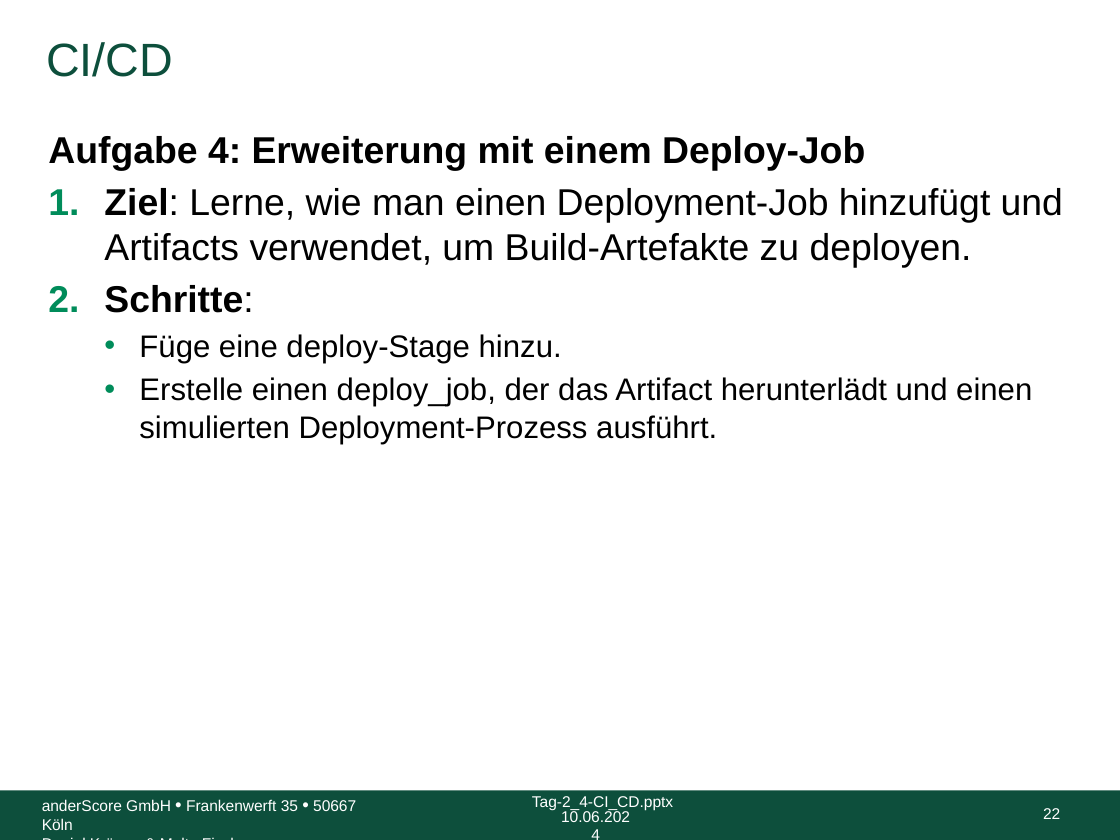
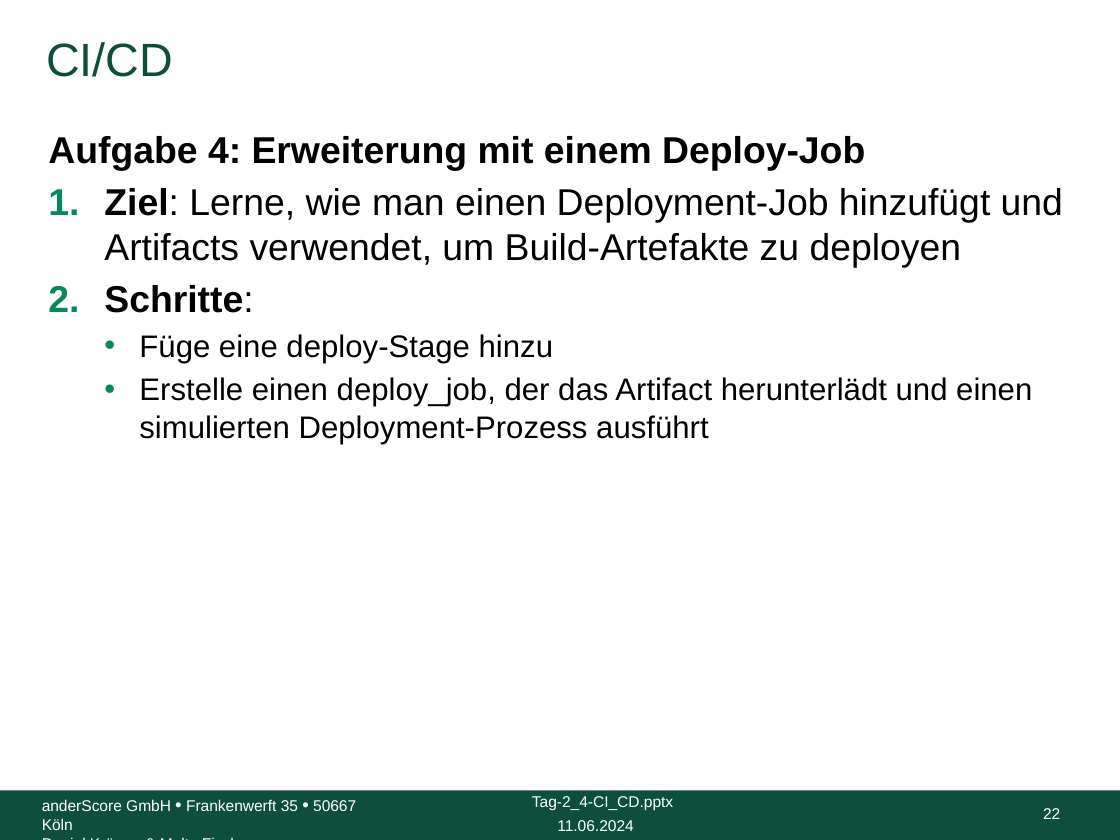
Before and after one commit to anderscore-gmbh/gitlab, a slide deck: slide 22 of slides/Tag-2_4-CI_CD.pptx. Drawn at 1120x840 pixels with LibreOffice and Linux fonts; fonts in the diff are those of the drawing; background and template pictures are left out. Boxes give left, top, right and bottom in pixels: in the first picture for what was removed or moved away, otherwise in the second. Text is boxed around its words. In the diff, an @@ line names an element or a change of style, - is before the commit and + after.

```diff
--- a/slides/Tag-2_4-CI_CD.pptx
+++ b/slides/Tag-2_4-CI_CD.pptx
@@ text at box(104, 188, 1063, 267): text changed @@
-1. Ziel: Lerne, wie man einen Deployment-Job hinzufügt und Artifacts verwendet, um Build-Artefakte zu deployen.
+1. Ziel: Lerne, wie man einen Deployment-Job hinzufügt und Artifacts verwendet, um Build-Artefakte zu deployen
@@ text at box(139, 334, 1032, 444): text changed @@
-  • Füge eine deploy-Stage hinzu.
-  • Erstelle einen deploy_job, der das Artifact herunterlädt und einen simulierten Deployment-Prozess ausführt.
+  • Füge eine deploy-Stage hinzu
+  • Erstelle einen deploy_job, der das Artifact herunterlädt und einen simulierten Deployment-Prozess ausführt
@@ text at box(557, 820, 633, 831): text changed @@
-10.06.2024
+11.06.2024
```
Also in this commit, not shown: 31 other slides changed, 3 other files.
